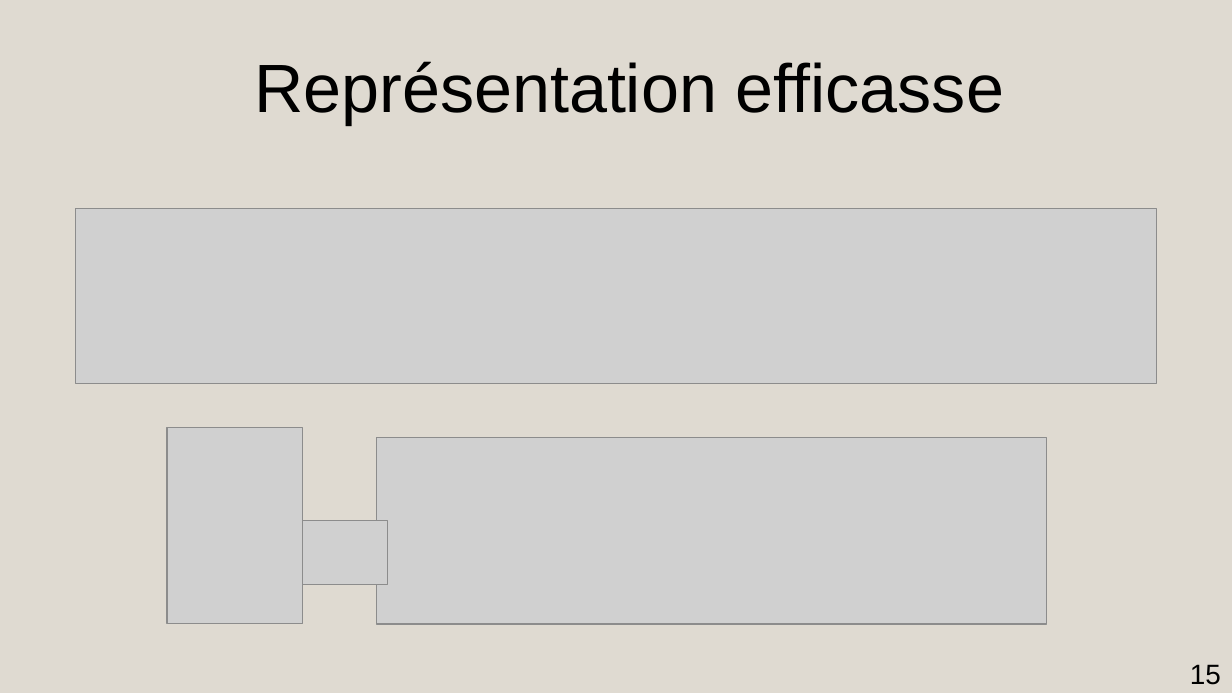
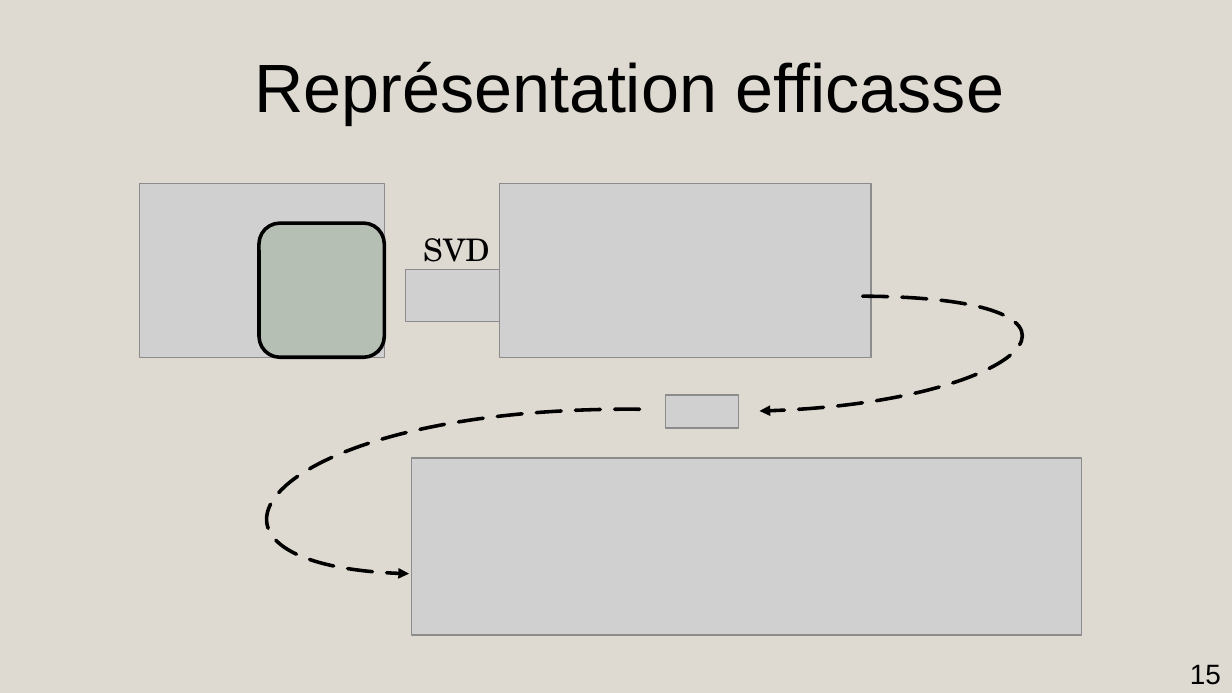
Before and after one commit to AmdaU/presentations, a slide deck: slide 15 of Seminaire/Seminaire.odp. Drawn at 1232x693 pixels with LibreOffice and Linux fonts; fonts in the diff are those of the drawing; grey boxes stand for pictures. Boxes give left, top, right and bottom in pixels: in the first picture for what was removed or moved away, otherwise in the second. Text is boxed around its words. In the diff, an @@ line names an element or a change of style, - is before the commit and + after.

```diff
--- a/Seminaire/Seminaire.odp
+++ b/Seminaire/Seminaire.odp
@@ picture: place and size @@
-picture at (294,521,388,586)
+picture at (139,183,383,358)
@@ picture: place and size @@
-picture at (75,209,1156,383)
+picture at (500,183,871,357)
@@ freeform shape added at (259,224,385,358), fill #9DAF9A at 50% opacity, outline #000000 2.3 pt @@
@@ text added at (423,238,489,270), 20 pt, text #000000 @@
+SVD
@@ picture: place and size @@
-picture at (167,427,302,624)
+picture at (406,269,513,322)
@@ freeform shape added at (760,296,1022,411), outline #000000 2.3 pt dashed @@
@@ freeform shape added at (268,409,641,574), outline #000000 2.3 pt dashed @@
@@ picture added at (665,395,739,428) @@
@@ picture: place and size @@
-picture at (377,437,1048,624)
+picture at (411,458,1082,635)
```
Also in this commit, not shown: 3 other slides changed, 10 other files.
